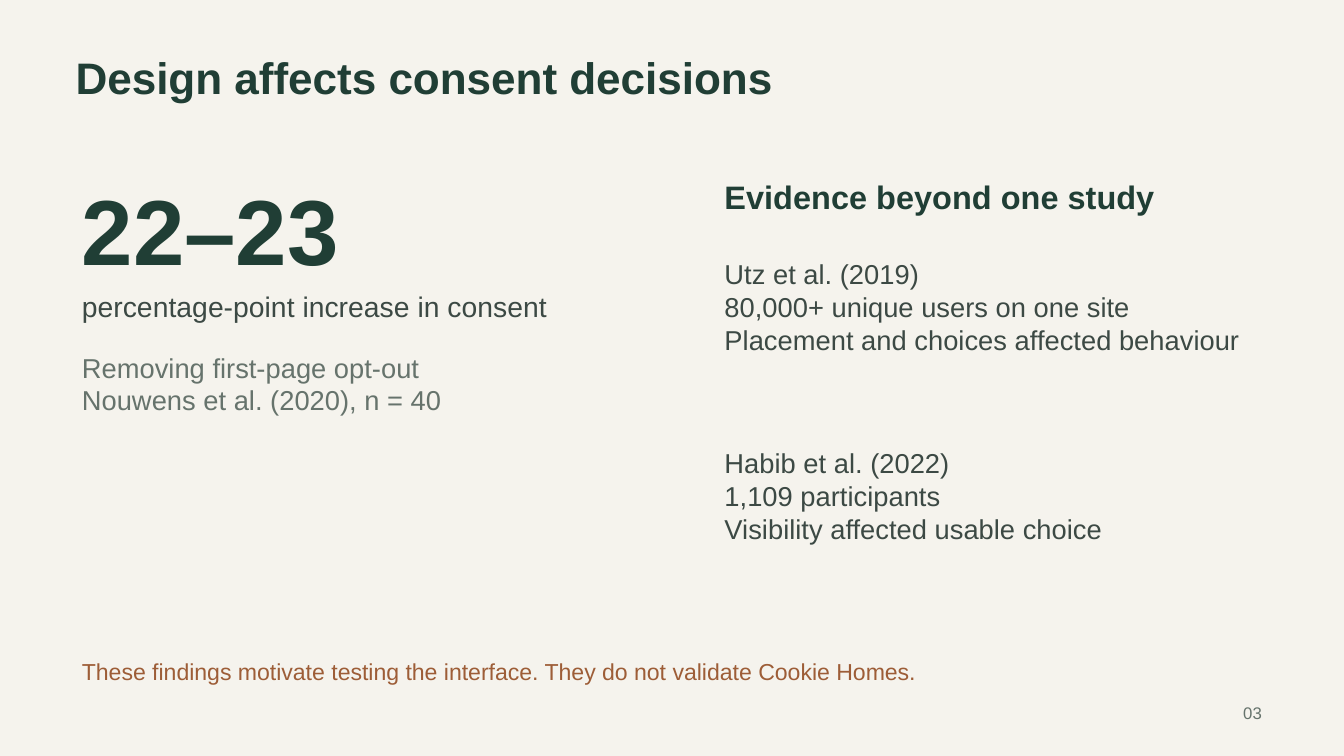
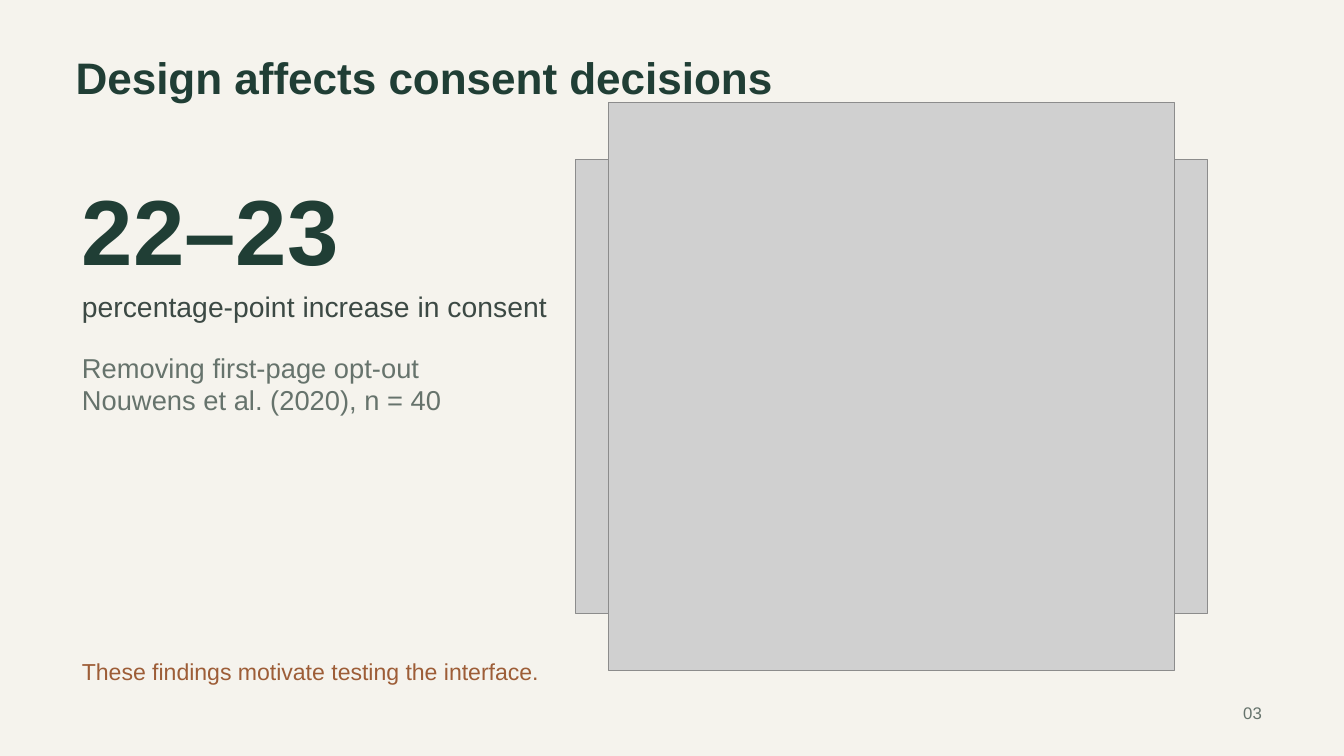
Before and after one commit to CXl0l0/cookiehome, a slide deck: slide 3 of output/presentation-expanded/Cookie_Homes_Presentation_Updated.pptx. Drawn at 1344x756 pixels with LibreOffice and Linux fonts; fonts in the diff are those of the drawing; grey boxes stand for pictures. Boxes give left, top, right and bottom in pixels: in the first picture for what was removed or moved away, otherwise in the second. Text is boxed around its words. In the diff, an @@ line names an element or a change of style, - is before the commit and + after.

```diff
--- a/output/presentation-expanded/Cookie_Homes_Presentation_Updated.pptx
+++ b/output/presentation-expanded/Cookie_Homes_Presentation_Updated.pptx
@@ picture added at box(609, 103, 1176, 670) @@
@@ picture added at box(576, 159, 1208, 613) @@
@@ text removed at box(724, 185, 1155, 216) @@
-Evidence beyond one study
@@ text removed at box(724, 264, 1239, 351) @@
-Utz et al. (2019)
-80,000+ unique users on one site
-Placement and choices affected behaviour
@@ text removed at box(724, 453, 1102, 543) @@
-Habib et al. (2022)
-1,109 participants
-Visibility affected usable choice
@@ text at box(82, 663, 539, 685): text changed @@
-These findings motivate testing the interface. They do not validate Cookie Homes.
+These findings motivate testing the interface.
```
Also in this commit, not shown: 18 other slides changed, 2 slides added, 2 slides removed, 1 other file.
